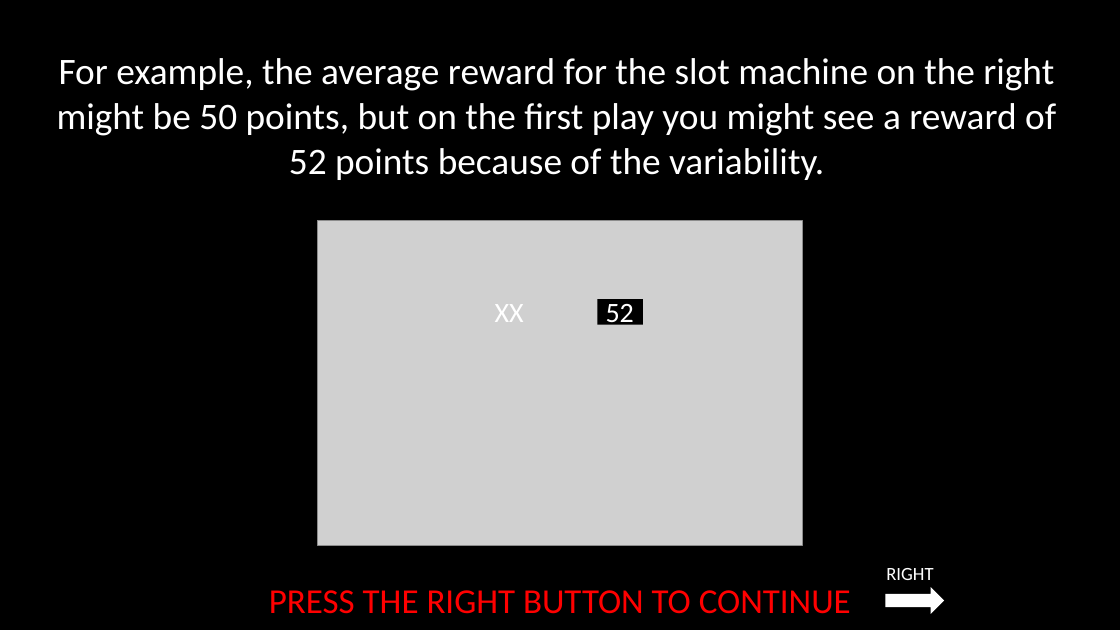
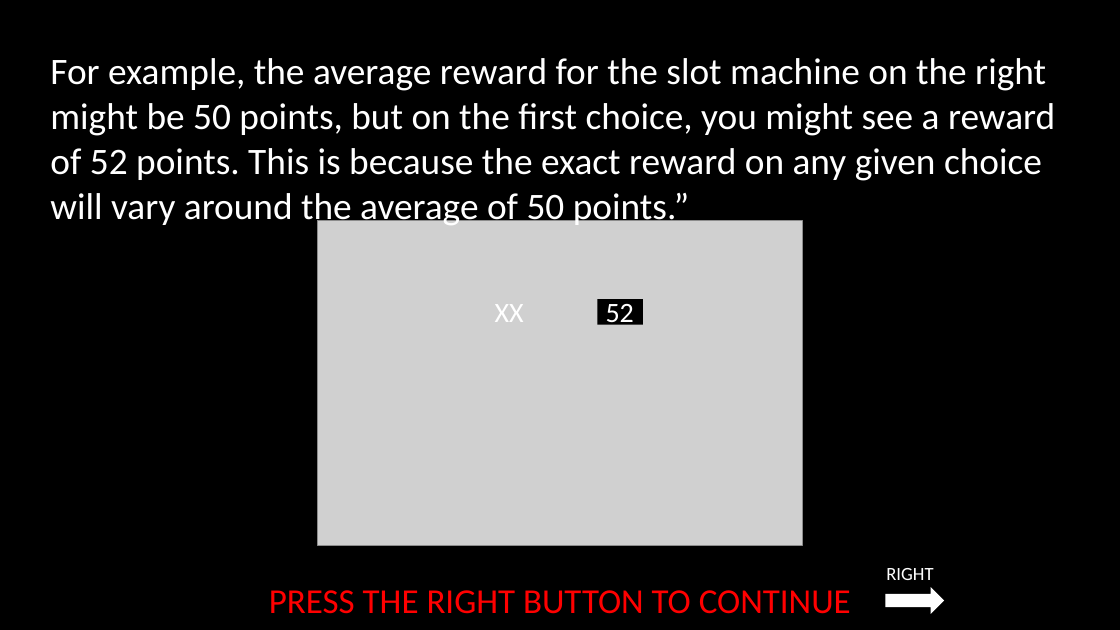
Before and after one commit to laureate-institute-for-brain-research/StimToolOnline, a slide deck: slide 8 of public/js/tasks/horizon/media/horizonInstructions_RSS.pptx. Drawn at 1120x630 pixels with LibreOffice and Linux fonts; fonts in the diff are those of the drawing; grey boxes stand for pictures. Boxes give left, top, right and bottom in pixels: in the first picture for what was removed or moved away, otherwise in the second. Text is boxed around its words. In the diff, an @@ line names an element or a change of style, - is before the commit and + after.

```diff
--- a/public/js/tasks/horizon/media/horizonInstructions_RSS.pptx
+++ b/public/js/tasks/horizon/media/horizonInstructions_RSS.pptx
@@ text at (x1=50, y1=58, x2=1055, y2=229): text changed @@
-For example, the average reward for the slot machine on the right might be 50 points, but on the first play you might see a reward of 52 points because of the variability.
+For example, the average reward for the slot machine on the right might be 50 points, but on the first choice, you might see a reward of 52 points. This is because the exact reward on any given choice will vary around the average of 50 points.”
```
Also in this commit, not shown: 10 other slides changed, 13 other files.
